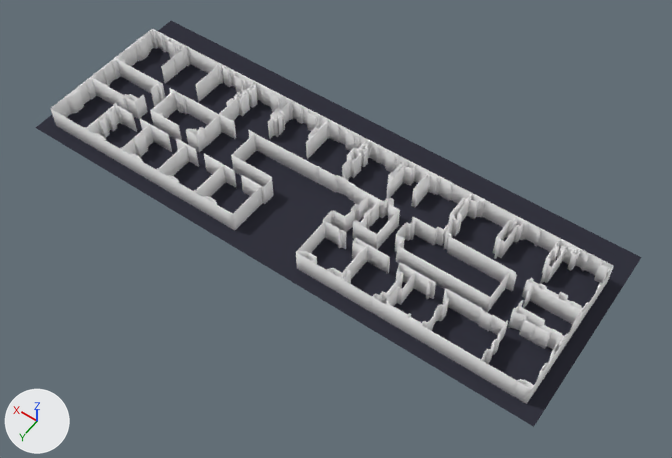
Two versions of the Blender file aachen/data/UMIC1st.blend, one commit apart.
The view is the same before and after, from a camera (50 mm lens) standing at (-35.5, 47.0, 68.7) and looking at (-3.6, 2.3, -1.4). Arrows for +X, +Y and +Z are at lower left; the lights stay in place.

Script lines for the objects in view, before the commit:
```python
mat_material_001 = diffuse_material('Material.001')
mat_material_001.base_color = (1.0, 1.0, 1.0)  # white #ffffff
mat_material_002 = diffuse_material('Material.002')
mat_material_002.base_color = (0.0343, 0.0347, 0.0495)  # black #34343f
me_mesh = bpy.data.meshes.new('Mesh')
me_mesh.from_pydata(...)  # 39184 vertices, 39174 faces; spans x -0.495..0.485, y -0.111..0.162, z -0.01..0.011
me_mesh.polygons.foreach_set('use_smooth', [True] * 39174)
me_mesh.materials.append(mat_material_001)  # white #ffffff
me_plane = bpy.data.meshes.new('Plane')
me_plane.from_pydata([(1.0, -1.0, 0.0), (-1.0, -1.0, 0.0), (1.0, 1.0, 0.0), (-1.0, 1.0, 0.0), (-2.78, -1.0, 0.0), (-2.78, 1.0, 0.0), (2.75, -1.0, 0.0), (2.75, 1.0, 0.0)], [], [(1, 0, 2, 3), (1, 3, 5, 4), (2, 0, 6, 7)])
me_plane.materials.append(mat_material_002)  # black #34343f
ob_curve = bpy.data.objects.new('Curve', me_mesh)
ob_curve.location = (0.0, 0.0, 1.23)
ob_curve.scale = (55.6, 55.6, 121.0)
ob_plane = bpy.data.objects.new('Plane', me_plane)
ob_plane.location = (0.0, 0.02, 0.0)
ob_plane.scale = (10.4, 10.4, 10.4)
```
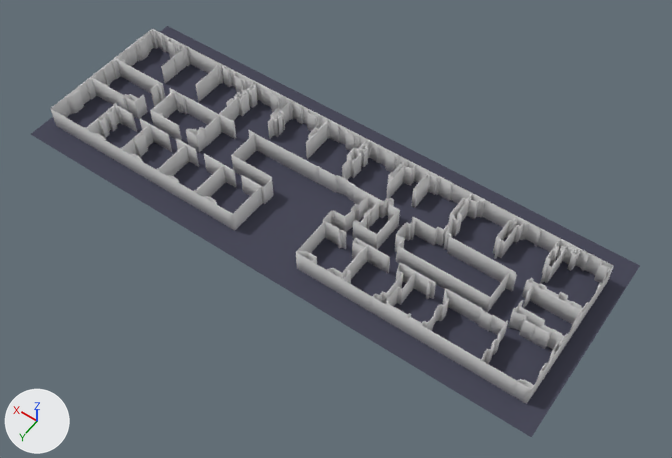
The change, as a list of edits to the scene's bpy script:
```text
Change mat_material_002:
    mat_material_002.base_color: (0.0343, 0.0347, 0.0495) -> (0.0693, 0.0702, 0.102)  # black #34343f -> dark blue #4a4b5a
Change mat_material_001:
    mat_material_001.base_color: (1.0, 1.0, 1.0) -> (0.736, 0.736, 0.736)  # white #ffffff -> light grey #dfdfdf
Change ob_plane:
    ob_plane.location: (0.0, 0.02, 0.0) -> (-0.28, 0.95, -0.01)
```

Where the change shows, as pixel boxes [x1, y1, x2, y2] in the pictures (672 x 458 px):
'Plane', recoloured, moved
    before: [36, 21, 641, 427]
    after: [31, 26, 640, 437]
'Curve', recoloured
    both: [50, 29, 614, 404]
